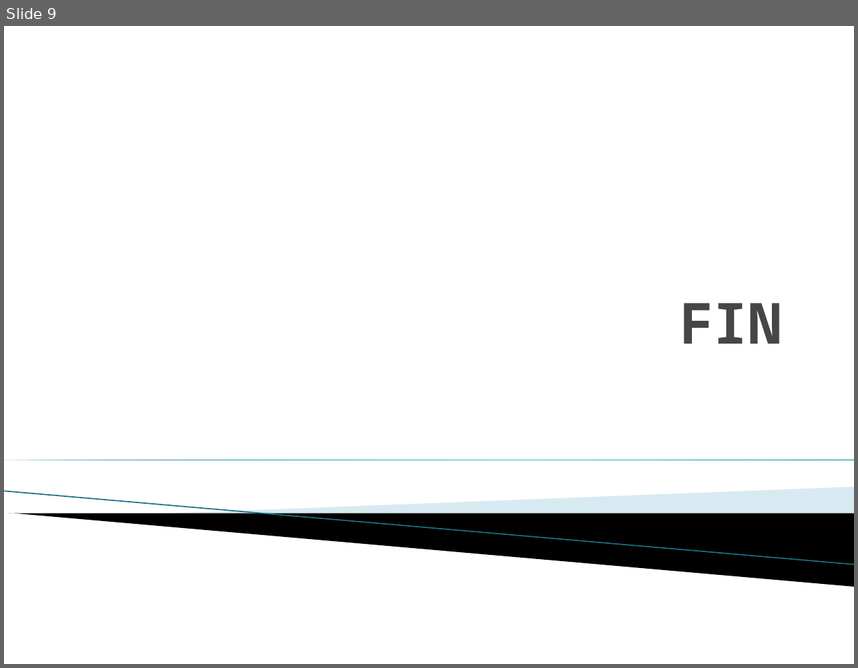
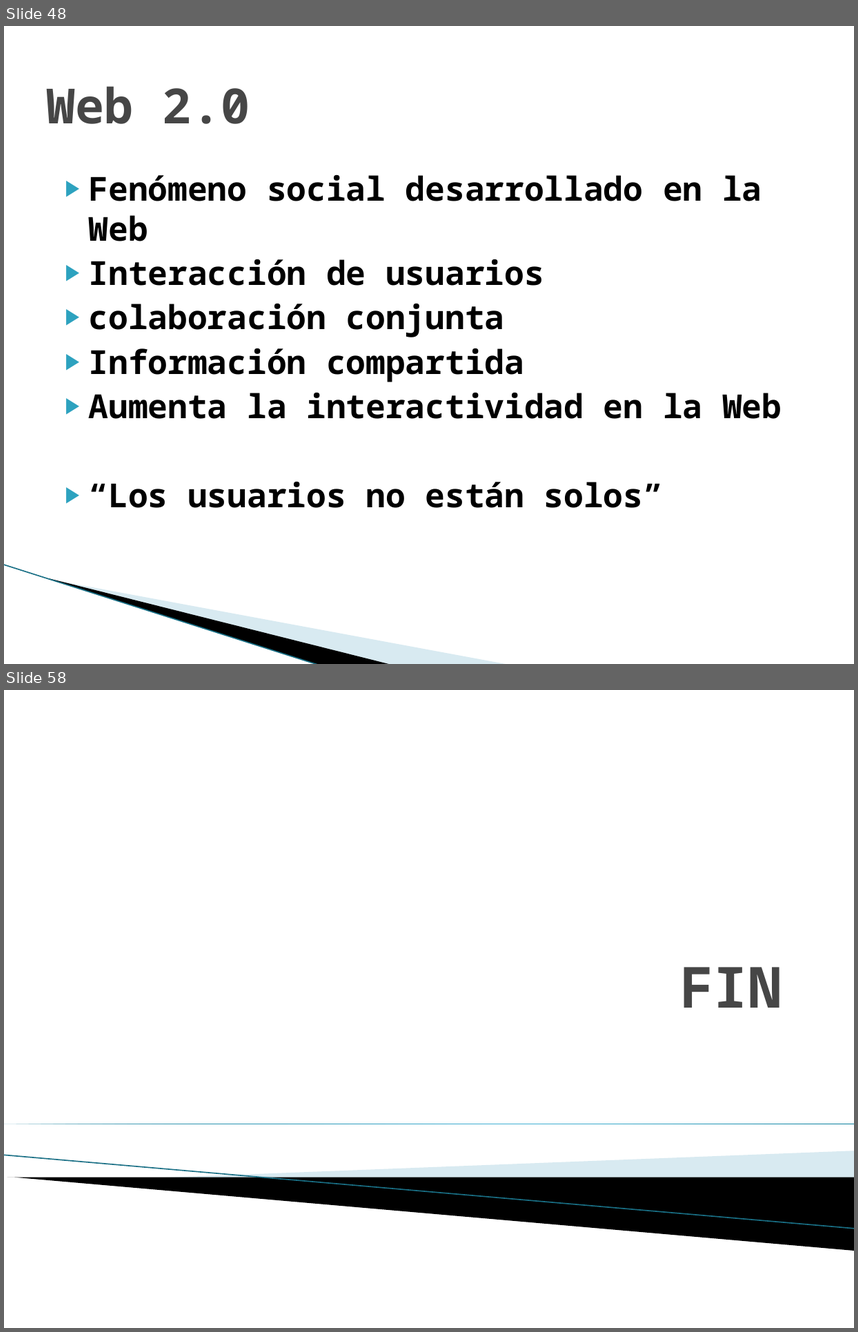
Before and after one commit to carlamadeo/proyectosfacultad, a slide deck: Modelos Organizacionales/TPS/TP_Grupo_C_Redes_Sociales.pptx. Shown one above the other, each under a label of ours: slide 9 before the commit, slides 48 and 58 after it; the slides between them are not shown. The pictures are 858x668 and 858x1332 pixels, drawn with LibreOffice and Linux fonts; fonts in the diff are those of the drawing; background and template pictures are left out. Boxes give left, top, right and bottom in pixels: in the first picture for what was removed or moved away, otherwise in the second. Text is boxed around its words. In the diff, an @@ line names an element or a change of style, - is before the commit and + after.

```diff
--- a/Modelos Organizacionales/TPS/TP_Grupo_C_Redes_Sociales.pptx
+++ b/Modelos Organizacionales/TPS/TP_Grupo_C_Redes_Sociales.pptx
@@ slide 48 added at <box>4,26,854,664</box>, background #FFFFFF @@
@@ title added at <box>47,86,250,124</box>, 41 pt, text #464646, bold @@
+Web 2.0
@@ text added at <box>89,174,782,508</box>, 28 pt, text #000000, bold @@
+▶ Fenómeno social desarrollado en la Web
+▶ Interacción de usuarios
+▶ colaboración conjunta
+▶ Información compartida
+▶ Aumenta la interactividad en la Web
+▶ “Los usuarios no están solos”
@@ line added from (4, 564) to (319, 664), #97C5D8 0.95 pt @@
@@ freeform shape added at <box>49,578,392,664</box>, fill #000000 @@
@@ freeform shape added at <box>51,579,510,664</box>, fill #A0CBDC at 40% opacity @@
@@ what was slide 9 is now slide 58 @@
```
Also in this commit, not shown: 48 other slides added, 1 other file.
